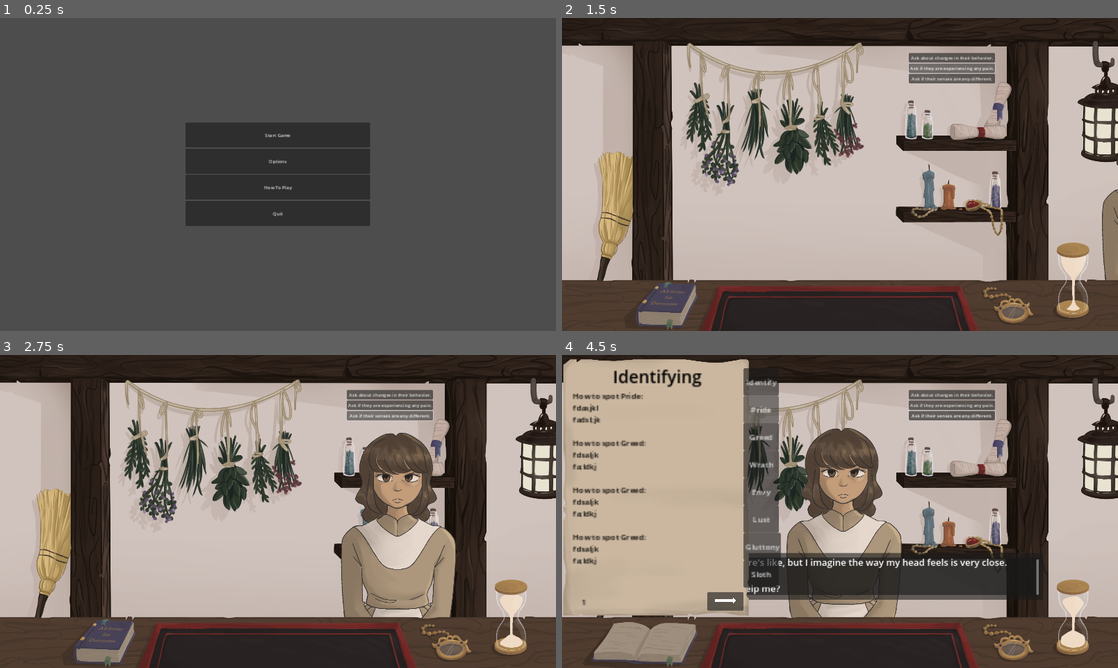
Above: before the commit, frames 1-4 (two rows, left to right).
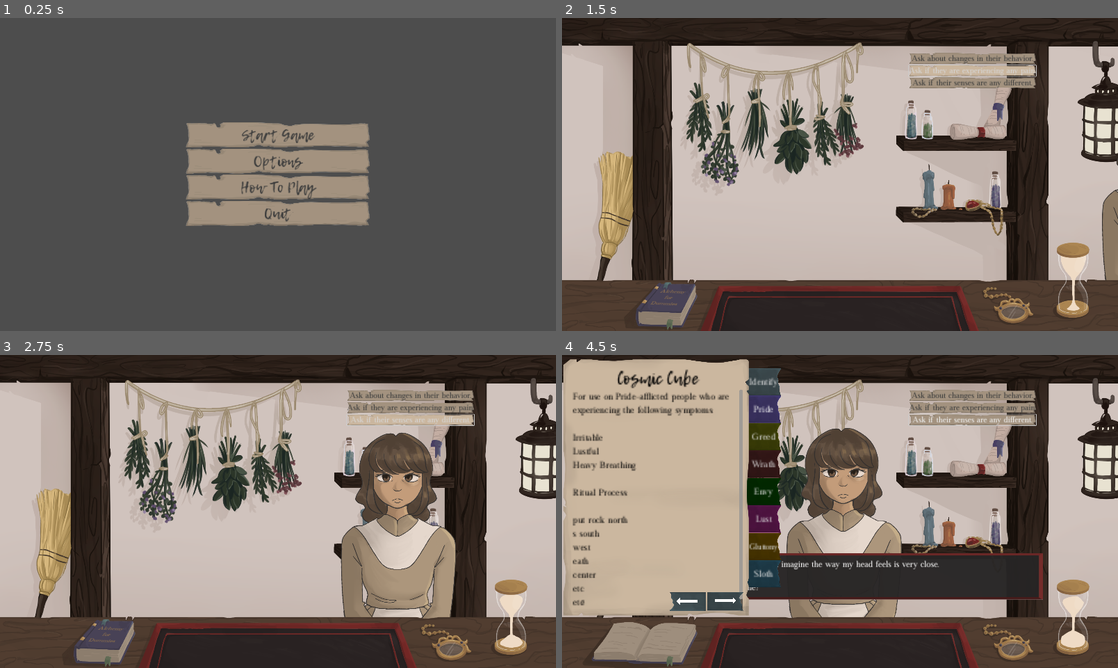
Above: after the commit, the same moments.

Repository: jkostello/Pirate-Software-Jam-15
Game: Godot game, scene res://UI/title_screen.tscn
The game is run twice, just before and just after one commit, with the same random seed, the same clock (stepped at 60 frames per second) and the same inputs. The engine's default icon, where the game draws it, is replaced by a stand-in: a white triangle on a blue panel in a dark square.
Inputs (mouse positions are in pixels of both pictures, inside the frame that each line leads up to):
- Up to frame 1 (0.25 s): no input
- Up to frame 2 (1.5 s): click "Start Game" at 0.5 s; click "Ask if they are experiencing …" at 1.25 s
- Up to frame 3 (2.75 s): click "Ask if their senses are any d…" at 2 s
- Up to frame 4 (4.5 s): click (650, 639) at 2.75 s; click "Identify" at 3.5 s; click "Pride" at 4.25 s

The runs differ from the first frame. In frame 1, 10% of the frame differs, in the area x 33-67%, y 33-67%; in frame 2, 2.3%; in frame 3, 2.2%; in frame 4, 13%, in the area x 1-87%, y 4-82%.

Commit message:
Updated themes

Diff:
--- a/Book/book.tscn
+++ b/Book/book.tscn
@@ -1,9 +1,11 @@
-[gd_scene load_steps=9 format=3 uid="uid://cxkcysmocimog"]
+[gd_scene load_steps=35 format=3 uid="uid://cxkcysmocimog"]
 
 [ext_resource type="Script" path="res://Book/book.gd" id="1_nvlfn"]
 [ext_resource type="Texture2D" uid="uid://cuq5mvqt8sx82" path="res://Book/book_page.png" id="2_0vesc"]
 [ext_resource type="Theme" uid="uid://b0cbl4fc7hvuf" path="res://Book/booktheme.tres" id="2_a7gt4"]
 [ext_resource type="AudioStream" uid="uid://cb0tnivrsl8wu" path="res://SFX/page_turn.mp3" id="3_7v7d5"]
+[ext_resource type="Texture2D" uid="uid://drhf5j67jhbx8" path="res://Book/book_tab.png" id="4_uxqpm"]
+[ext_resource type="Texture2D" uid="uid://e180d420snq2" path="res://Book/book_tab_flipped.png" id="4_xhdb1"]
 
 [sub_resource type="Animation" id="Animation_yx0es"]
 resource_name = "Go In"
@@ -59,6 +61,101 @@
 "RESET": SubResource("Animation_16fch")
 }
 
+[sub_resource type="StyleBoxTexture" id="StyleBoxTexture_dpbly"]
+texture = ExtResource("4_uxqpm")
+modulate_color = Color(0.533333, 0.254902, 0.760784, 1)
+
+[sub_resource type="StyleBoxTexture" id="StyleBoxTexture_8umne"]
+texture = ExtResource("4_uxqpm")
+modulate_color = Color(0.717647, 0.501961, 0.92549, 1)
+
+[sub_resource type="StyleBoxTexture" id="StyleBoxTexture_vm2pe"]
+texture = ExtResource("4_uxqpm")
+modulate_color = Color(0.341176, 0.133333, 0.498039, 1)
+
+[sub_resource type="StyleBoxTexture" id="StyleBoxTexture_n6axf"]
+texture = ExtResource("4_uxqpm")
+modulate_color = Color(0.709804, 0.603922, 0.0666667, 1)
+
+[sub_resource type="StyleBoxTexture" id="StyleBoxTexture_2iqf7"]
+texture = ExtResource("4_uxqpm")
+modulate_color = Color(0.882353, 0.752941, 0.101961, 1)
+
+[sub_resource type="StyleBoxTexture" id="StyleBoxTexture_wg3ki"]
+texture = ExtResource("4_uxqpm")
+modulate_color = Color(0.439216, 0.372549, 0.0313726, 1)
+
+[sub_resource type="StyleBoxTexture" id="StyleBoxTexture_4p5ue"]
+texture = ExtResource("4_uxqpm")
+modulate_color = Color(0.615686, 0.227451, 0.211765, 1)
+
+[sub_resource type="StyleBoxTexture" id="StyleBoxTexture_rgm0f"]
+texture = ExtResource("4_uxqpm")
+modulate_color = Color(0.780392, 0.317647, 0.298039, 1)
+
+[sub_resource type="StyleBoxTexture" id="StyleBoxTexture_bmulu"]
+texture = ExtResource("4_uxqpm")
+modulate_color = Color(0.427451, 0.145098, 0.133333, 1)
+
+[sub_resource type="StyleBoxTexture" id="StyleBoxTexture_lesj3"]
+texture = ExtResource("4_uxqpm")
+modulate_color = Color(0.0313726, 0.407843, 0, 1)
+
+[sub_resource type="StyleBoxTexture" id="StyleBoxTexture_uef03"]
+texture = ExtResource("4_uxqpm")
+modulate_color = Color(0.0588235, 0.560784, 0, 1)
+
+[sub_resource type="StyleBoxTexture" id="StyleBoxTexture_m7x85"]
+texture = ExtResource("4_uxqpm")
+modulate_color = Color(0.0117647, 0.258824, 0, 1)
+
+[sub_resource type="StyleBoxTexture" id="StyleBoxTexture_le772"]
+texture = ExtResource("4_uxqpm")
+modulate_color = Color(0.972549, 0.196078, 0.623529, 1)
+
+[sub_resource type="StyleBoxTexture" id="StyleBoxTexture_nf0ss"]
+texture = ExtResource("4_uxqpm")
+modulate_color = Color(0.992157, 0.6, 0.768627, 1)
+
+[sub_resource type="StyleBoxTexture" id="StyleBoxTexture_0cbp1"]
+texture = ExtResource("4_uxqpm")
+modulate_color = Color(0.52549, 0.0156863, 0.317647, 1)
+
+[sub_resource type="StyleBoxTexture" id="StyleBoxTexture_vdu72"]
+texture = ExtResource("4_uxqpm")
+modulate_color = Color(0.87451, 0.517647, 0, 1)
+
+[sub_resource type="StyleBoxTexture" id="StyleBoxTexture_4jddf"]
+texture = ExtResource("4_uxqpm")
+modulate_color = Color(1, 0.666667, 0.321569, 1)
+
+[sub_resource type="StyleBoxTexture" id="StyleBoxTexture_1o511"]
+texture = ExtResource("4_uxqpm")
+modulate_color = Color(0.54902, 0.317647, 0, 1)
+
+[sub_resource type="StyleBoxTexture" id="StyleBoxTexture_gr37b"]
+texture = ExtResource("4_uxqpm")
+modulate_color = Color(0.364706, 0.584314, 0.678431, 1)
+
+[sub_resource type="StyleBoxTexture" id="StyleBoxTexture_w6dff"]
+texture = ExtResource("4_uxqpm")
+modulate_color = Color(0.513726, 0.729412, 0.823529, 1)
+
+[sub_resource type="StyleBoxTexture" id="StyleBoxTexture_ews34"]
+texture = ExtResource("4_uxqpm")
+modulate_color = Color(0.176471, 0.317647, 0.376471, 1)
+
+[sub_resource type="StyleBoxTexture" id="StyleBoxTexture_tymqv"]
+texture = ExtResource("4_xhdb1")
+modulate_color = Color(0.803922, 0.803922, 0.803922, 1)
+
+[sub_resource type="StyleBoxTexture" id="StyleBoxTexture_dj14j"]
+texture = ExtResource("4_xhdb1")
+
+[sub_resource type="StyleBoxTexture" id="StyleBoxTexture_4p8bb"]
+texture = ExtResource("4_xhdb1")
+modulate_color = Color(0.615686, 0.615686, 0.615686, 1)
+
 [node name="Book" type="Control"]
 layout_mode = 3
 anchors_preset = 15
@@ -1285,82 +1382,120 @@
 
 [node name="TabDemon" type="Button" parent="MarginContainer/Control/Tabs"]
 unique_name_in_owner = true
+z_index = -1
 layout_mode = 2
-offset_left = 351.0
+offset_left = 356.0
 offset_top = 7.0
-offset_right = 423.0
+offset_right = 428.0
 offset_bottom = 63.0
 focus_mode = 0
+theme = ExtResource("2_a7gt4")
 text = "Identify"
 
 [node name="TabPride" type="Button" parent="MarginContainer/Control/Tabs"]
 unique_name_in_owner = true
+z_index = -1
 layout_mode = 2
-offset_left = 351.0
+offset_left = 356.0
 offset_top = 63.0
-offset_right = 423.0
+offset_right = 428.0
 offset_bottom = 119.0
 focus_mode = 0
+theme = ExtResource("2_a7gt4")
+theme_override_styles/normal = SubResource("StyleBoxTexture_dpbly")
+theme_override_styles/hover = SubResource("StyleBoxTexture_8umne")
+theme_override_styles/pressed = SubResource("StyleBoxTexture_vm2pe")
 text = "Pride"
 
 [node name="TabGreed" type="Button" parent="MarginContainer/Control/Tabs"]
 unique_name_in_owner = true
+z_index = -1
 layout_mode = 2
-offset_left = 351.0
+offset_left = 356.0
 offset_top = 119.0
-offset_right = 423.0
+offset_right = 428.0
 offset_bottom = 175.0
 focus_mode = 0
+theme = ExtResource("2_a7gt4")
+theme_override_styles/normal = SubResource("StyleBoxTexture_n6axf")
+theme_override_styles/hover = SubResource("StyleBoxTexture_2iqf7")
+theme_override_styles/pressed = SubResource("StyleBoxTexture_wg3ki")
 text = "Greed"
 
 [node name="TabWrath" type="Button" parent="MarginContainer/Control/Tabs"]
 unique_name_in_owner = true
+z_index = -1
 layout_mode = 2
-offset_left = 351.0
+offset_left = 356.0
 offset_top = 175.0
-offset_right = 423.0
+offset_right = 428.0
 offset_bottom = 231.0
 focus_mode = 0
+theme = ExtResource("2_a7gt4")
+theme_override_styles/normal = SubResource("StyleBoxTexture_4p5ue")
+theme_override_styles/hover = SubResource("StyleBoxTexture_rgm0f")
+theme_override_styles/pressed = SubResource("StyleBoxTexture_bmulu")
 text = "Wrath"
 
 [node name="TabEnvy" type="Button" parent="MarginContainer/Control/Tabs"]
 unique_name_in_owner = true
+z_index = -1
 layout_mode = 2
-offset_left = 351.0
+offset_left = 356.0
 offset_top = 231.0
-offset_right = 423.0
+offset_right = 428.0
 offset_bottom = 287.0
 focus_mode = 0
+theme = ExtResource("2_a7gt4")
+theme_override_styles/normal = SubResource("StyleBoxTexture_lesj3")
+theme_override_styles/hover = SubResource("StyleBoxTexture_uef03")
+theme_override_styles/pressed = SubResource("StyleBoxTexture_m7x85")
 text = "Envy"
 
 [node name="TabLust" type="Button" parent="MarginContainer/Control/Tabs"]
 unique_name_in_owner = true
+z_index = -1
 layout_mode = 2
-offset_left = 351.0
+offset_left = 356.0
 offset_top = 287.0
-offset_right = 423.0
+offset_right = 428.0
 offset_bottom = 343.0
 focus_mode = 0
+theme = ExtResource("2_a7gt4")
+theme_override_styles/normal = SubResource("StyleBoxTexture_le772")
+theme_override_styles/hover = SubResource("StyleBoxTexture_nf0ss")
+theme_override_styles/pressed = SubResource("StyleBoxTexture_0cbp1")
 text = "Lust"
 
 [node name="TabGluttony" type="Button" parent="MarginContainer/Control/Tabs"]
 unique_name_in_owner = true
+z_index = -1
 layout_mode = 2
-offset_left = 351.0
+offset_left = 356.0
 offset_top = 343.0
-offset_right = 423.0
+offset_right = 428.0
 offset_bottom = 399.0
 focus_mode = 0
+theme = ExtResource("2_a7gt4")
+theme_override_font_sizes/font_size = 18
+theme_override_styles/normal = SubResource("StyleBoxTexture_vdu72")
+theme_override_styles/hover = SubResource("StyleBoxTexture_4jddf")
+theme_override_styles/pressed = SubResource("StyleBoxTexture_1o511")
 text = "Gluttony"
 
 [node name="TabSloth" type="Button" parent="MarginContainer/Control/Tabs"]
 unique_name_in_owner = true
+z_index = -1
 layout_mode = 2
-offset_left = 351.0
+offset_left = 356.0
 offset_top = 399.0
-offset_right = 423.0
+offset_right = 428.0
 offset_bottom = 455.0
 focus_mode = 0
+theme = ExtResource("2_a7gt4")
+theme_override_styles/normal = SubResource("StyleBoxTexture_gr37b")
+theme_override_styles/hover = SubResource("StyleBoxTexture_w6dff")
+theme_override_styles/pressed = SubResource("StyleBoxTexture_ews34")
 text = "Sloth"
 
 [node name="PageLeft" type="Button" parent="MarginContainer/Control"]
@@ -1370,6 +1505,10 @@
 offset_top = 464.0
 offset_right = 274.0
 offset_bottom = 502.0
+theme = ExtResource("2_a7gt4")
+theme_override_styles/normal = SubResource("StyleBoxTexture_tymqv")
+theme_override_styles/hover = SubResource("StyleBoxTexture_dj14j")
+theme_override_styles/pressed = SubResource("StyleBoxTexture_4p8bb")
 
 [node name="Temp Arrow" type="ColorRect" parent="MarginContainer/Control/PageLeft"]
 layout_mode = 0
@@ -1403,6 +1542,7 @@
 offset_top = 464.0
 offset_right = 351.0
 offset_bottom = 502.0
+theme = ExtResource("2_a7gt4")
 
 [node name="Temp Arrow" type="ColorRect" parent="MarginContainer/Control/PageRight"]
 layout_mode = 0
@@ -1453,14 +1593,14 @@
 volume_db = -3.525
 bus = &"SFX"
 
-[connection signal="pressed" from="MarginContainer/Control/Tabs/TabDemon" to="." method="switch_to_page" binds= [0]]
-[connection signal="pressed" from="MarginContainer/Control/Tabs/TabPride" to="." method="switch_to_page" binds= [2]]
-[connection signal="pressed" from="MarginContainer/Control/Tabs/TabGreed" to="." method="switch_to_page" binds= [5]]
-[connection signal="pressed" from="MarginContainer/Control/Tabs/TabWrath" to="." method="switch_to_page" binds= [8]]
-[connection signal="pressed" from="MarginContainer/Control/Tabs/TabEnvy" to="." method="switch_to_page" binds= [11]]
-[connection signal="pressed" from="MarginContainer/Control/Tabs/TabLust" to="." method="switch_to_page" binds= [14]]
-[connection signal="pressed" from="MarginContainer/Control/Tabs/TabGluttony" to="." method="switch_to_page" binds= [17]]
-[connection signal="pressed" from="MarginContainer/Control/Tabs/TabSloth" to="." method="switch_to_page" binds= [20]]
+[connection signal="pressed" from="MarginContainer/Control/Tabs/TabDemon" to="." method="_on_tab_pressed" binds= [0]]
+[connection signal="pressed" from="MarginContainer/Control/Tabs/TabPride" to="." method="_on_tab_pressed" binds= [2]]
+[connection signal="pressed" from="MarginContainer/Control/Tabs/TabGreed" to="." method="_on_tab_pressed" binds= [5]]
+[connection signal="pressed" from="MarginContainer/Control/Tabs/TabWrath" to="." method="_on_tab_pressed" binds= [8]]
+[connection signal="pressed" from="MarginContainer/Control/Tabs/TabEnvy" to="." method="_on_tab_pressed" binds= [11]]
+[connection signal="pressed" from="MarginContainer/Control/Tabs/TabLust" to="." method="_on_tab_pressed" binds= [14]]
+[connection signal="pressed" from="MarginContainer/Control/Tabs/TabGluttony" to="." method="_on_tab_pressed" binds= [17]]
+[connection signal="pressed" from="MarginContainer/Control/Tabs/TabSloth" to="." method="_on_tab_pressed" binds= [20]]
 [connection signal="pressed" from="MarginContainer/Control/PageLeft" to="." method="_on_page_left_pressed"]
 [connection signal="pressed" from="MarginContainer/Control/PageRight" to="." method="_on_page_right_pressed"]
 [connection signal="mouse_entered" from="Button" to="." method="_on_button_mouse_entered"]
--- a/Book/booktheme.tres
+++ b/Book/booktheme.tres
@@ -1,5 +1,28 @@
-[gd_resource type="Theme" format=3 uid="uid://b0cbl4fc7hvuf"]
+[gd_resource type="Theme" load_steps=7 format=3 uid="uid://b0cbl4fc7hvuf"]
+
+[ext_resource type="Texture2D" uid="uid://drhf5j67jhbx8" path="res://Book/book_tab.png" id="1_5mv1t"]
+[ext_resource type="FontFile" uid="uid://dvtdlawi8hicm" path="res://UI/Fancy Font.otf" id="2_pcumt"]
+[ext_resource type="FontFile" uid="uid://bet1h8gxor35k" path="res://UI/Standard.otf" id="3_r41f4"]
+
+[sub_resource type="StyleBoxTexture" id="StyleBoxTexture_ji7oj"]
+texture = ExtResource("1_5mv1t")
+
+[sub_resource type="StyleBoxTexture" id="StyleBoxTexture_kamgg"]
+texture = ExtResource("1_5mv1t")
+modulate_color = Color(0.72549, 0.72549, 0.72549, 1)
+
+[sub_resource type="StyleBoxTexture" id="StyleBoxTexture_32evq"]
+texture = ExtResource("1_5mv1t")
+modulate_color = Color(0.615686, 0.615686, 0.615686, 1)
 
 [resource]
+Button/font_sizes/font_size = 20
+Button/fonts/font = ExtResource("3_r41f4")
+Button/styles/hover = SubResource("StyleBoxTexture_ji7oj")
+Button/styles/normal = SubResource("StyleBoxTexture_kamgg")
+Button/styles/pressed = SubResource("StyleBoxTexture_32evq")
 Label/colors/font_color = Color(0, 0, 0, 1)
+Label/fonts/font = ExtResource("2_pcumt")
 RichTextLabel/colors/default_color = Color(0, 0, 0, 1)
+RichTextLabel/font_sizes/normal_font_size = 20
+RichTextLabel/fonts/normal_font = ExtResource("3_r41f4")
--- a/Ingredients/base_ingredient.tscn
+++ b/Ingredients/base_ingredient.tscn
@@ -63,8 +63,6 @@
 scale = Vector2(0.25, 0.25)
 sprite_frames = SubResource("SpriteFrames_dhana")
 animation = &"Claws"
-frame = 1
-frame_progress = 1.0
 
 [node name="Area2D" type="Area2D" parent="."]
 unique_name_in_owner = true
--- a/UI/Menus/main_menu.tscn
+++ b/UI/Menus/main_menu.tscn
@@ -1,6 +1,7 @@
-[gd_scene load_steps=4 format=3 uid="uid://dtcs2rs1ixl7a"]
+[gd_scene load_steps=5 format=3 uid="uid://dtcs2rs1ixl7a"]
 
 [ext_resource type="Script" path="res://UI/Menus/main_menu.gd" id="1_ia7k8"]
+[ext_resource type="Theme" uid="uid://bfjcpm14u83hu" path="res://UI/main.tres" id="2_4e6vj"]
 [ext_resource type="Script" path="res://UI/Menus/options.gd" id="2_bxshy"]
 [ext_resource type="PackedScene" uid="uid://1lyw2uuxqsrd" path="res://UI/volume_slider.tscn" id="3_wf611"]
 
@@ -44,6 +45,7 @@
 unique_name_in_owner = true
 layout_mode = 2
 size_flags_vertical = 3
+theme = ExtResource("2_4e6vj")
 text = "Start Game"
 
 [node name="ToMainMenu" type="Button" parent="HBoxContainer/VBoxContainer2/MainButtons"]
@@ -51,24 +53,28 @@
 visible = false
 layout_mode = 2
 size_flags_vertical = 3
+theme = ExtResource("2_4e6vj")
 text = "Main Menu"
 
 [node name="OptionsButton" type="Button" parent="HBoxContainer/VBoxContainer2/MainButtons"]
 unique_name_in_owner = true
 layout_mode = 2
 size_flags_vertical = 3
+theme = ExtResource("2_4e6vj")
 text = "Options"
 
 [node name="HowToButton" type="Button" parent="HBoxContainer/VBoxContainer2/MainButtons"]
 unique_name_in_owner = true
 layout_mode = 2
 size_flags_vertical = 3
+theme = ExtResource("2_4e6vj")
 text = "How To Play"
 
 [node name="Quit" type="Button" parent="HBoxContainer/VBoxContainer2/MainButtons"]
 unique_name_in_owner = true
 layout_mode = 2
 size_flags_vertical = 3
+theme = ExtResource("2_4e6vj")
 text = "Quit"
 
 [node name="Control2" type="Control" parent="HBoxContainer/VBoxContainer2"]
@@ -100,6 +106,9 @@
 theme_override_constants/margin_top = 75
 theme_override_constants/margin_right = 350
 theme_override_constants/margin_bottom = 75
+
+[node name="Panel" type="Panel" parent="SubMenus/MarginContainer"]
+layout_mode = 2
 
 [node name="Options" type="VBoxContainer" parent="SubMenus/MarginContainer"]
 unique_name_in_owner = true
@@ -180,6 +189,8 @@
 [node name="BackToMenu" type="Button" parent="SubMenus/MarginContainer2"]
 unique_name_in_owner = true
 layout_mode = 2
+theme = ExtResource("2_4e6vj")
+theme_override_font_sizes/font_size = 30
 text = "Back"
 
 [node name="Blackout" type="ColorRect" parent="."]
--- /dev/null
+++ b/UI/main.tres
@@ -0,0 +1,26 @@
+[gd_resource type="Theme" load_steps=6 format=3 uid="uid://bfjcpm14u83hu"]
+
+[ext_resource type="FontFile" uid="uid://dvtdlawi8hicm" path="res://UI/Fancy Font.otf" id="1_pwlc6"]
+[ext_resource type="Texture2D" uid="uid://c8ml0n23tdlvg" path="res://UI/button.png" id="2_f8hqt"]
+
+[sub_resource type="StyleBoxTexture" id="StyleBoxTexture_v1ei3"]
+texture = ExtResource("2_f8hqt")
+
+[sub_resource type="StyleBoxTexture" id="StyleBoxTexture_ra8b2"]
+texture = ExtResource("2_f8hqt")
+modulate_color = Color(0.803922, 0.803922, 0.803922, 1)
+
+[sub_resource type="StyleBoxTexture" id="StyleBoxTexture_wyorx"]
+texture = ExtResource("2_f8hqt")
+modulate_color = Color(0.490196, 0.490196, 0.490196, 1)
+
+[resource]
+Button/colors/font_color = Color(0.231373, 0.231373, 0.231373, 1)
+Button/colors/font_hover_color = Color(0.839216, 0.839216, 0.839216, 1)
+Button/colors/font_hover_pressed_color = Color(0.309804, 0.309804, 0.309804, 1)
+Button/colors/font_pressed_color = Color(0, 0, 0, 1)
+Button/font_sizes/font_size = 50
+Button/fonts/font = ExtResource("1_pwlc6")
+Button/styles/hover = SubResource("StyleBoxTexture_v1ei3")
+Button/styles/normal = SubResource("StyleBoxTexture_ra8b2")
+Button/styles/pressed = SubResource("StyleBoxTexture_wyorx")
--- a/UI/question_box.tscn
+++ b/UI/question_box.tscn
@@ -1,6 +1,8 @@
-[gd_scene load_steps=2 format=3 uid="uid://c7qu73noo5jn7"]
+[gd_scene load_steps=4 format=3 uid="uid://c7qu73noo5jn7"]
 
 [ext_resource type="Script" path="res://UI/question_box.gd" id="1_ec3w0"]
+[ext_resource type="Theme" uid="uid://bfjcpm14u83hu" path="res://UI/main.tres" id="2_6v7tu"]
+[ext_resource type="FontFile" uid="uid://bet1h8gxor35k" path="res://UI/Standard.otf" id="3_qf73c"]
 
 [node name="QuestionBox" type="Control"]
 layout_mode = 3
@@ -20,14 +22,23 @@
 
 [node name="BehaviorQuestion" type="Button" parent="VBoxContainer"]
 layout_mode = 2
+theme = ExtResource("2_6v7tu")
+theme_override_fonts/font = ExtResource("3_qf73c")
+theme_override_font_sizes/font_size = 30
 text = "Ask about changes in their behavior."
 
 [node name="PainQuestion" type="Button" parent="VBoxContainer"]
 layout_mode = 2
+theme = ExtResource("2_6v7tu")
+theme_override_fonts/font = ExtResource("3_qf73c")
+theme_override_font_sizes/font_size = 30
 text = "Ask if they are experiencing any pain."
 
 [node name="SensesQuestion" type="Button" parent="VBoxContainer"]
 layout_mode = 2
+theme = ExtResource("2_6v7tu")
+theme_override_fonts/font = ExtResource("3_qf73c")
+theme_override_font_sizes/font_size = 30
 text = "Ask if their senses are any different."
 
 [connection signal="pressed" from="VBoxContainer/BehaviorQuestion" to="." method="_on_behavior_question_pressed"]
--- /dev/null
+++ b/UI/textbox.tres
@@ -0,0 +1,12 @@
+[gd_resource type="Theme" load_steps=4 format=3 uid="uid://eghx2ya3jeyw"]
+
+[ext_resource type="Texture2D" uid="uid://c6ifvw3rmaaff" path="res://UI/textbox.png" id="1_i3akh"]
+[ext_resource type="FontFile" uid="uid://bet1h8gxor35k" path="res://UI/Standard.otf" id="2_0phue"]
+
+[sub_resource type="StyleBoxTexture" id="StyleBoxTexture_o833e"]
+texture = ExtResource("1_i3akh")
+
+[resource]
+Panel/styles/panel = SubResource("StyleBoxTexture_o833e")
+RichTextLabel/font_sizes/normal_font_size = 32
+RichTextLabel/fonts/normal_font = ExtResource("2_0phue")
--- a/UI/textbox.tscn
+++ b/UI/textbox.tscn
@@ -1,6 +1,7 @@
-[gd_scene load_steps=2 format=3 uid="uid://c8ln02ahufb58"]
+[gd_scene load_steps=3 format=3 uid="uid://c8ln02ahufb58"]
 
 [ext_resource type="Script" path="res://UI/textbox.gd" id="1_svkar"]
+[ext_resource type="Theme" uid="uid://eghx2ya3jeyw" path="res://UI/textbox.tres" id="2_ahv1x"]
 
 [node name="Textbox" type="Control"]
 layout_mode = 3
@@ -26,35 +27,42 @@
 theme_override_constants/margin_left = 256
 theme_override_constants/margin_right = 256
 
-[node name="Panel" type="Panel" parent="TextboxContainer"]
+[node name="Textbox" type="Panel" parent="TextboxContainer"]
 layout_mode = 2
 mouse_filter = 2
+theme = ExtResource("2_ahv1x")
 
 [node name="MarginContainer" type="MarginContainer" parent="TextboxContainer"]
 layout_mode = 2
 mouse_filter = 2
-theme_override_constants/margin_left = 16
-theme_override_constants/margin_top = 16
-theme_override_constants/margin_right = 16
-theme_override_constants/margin_bottom = 16
+theme_override_constants/margin_left = 15
+theme_override_constants/margin_top = 9
+theme_override_constants/margin_right = 15
+theme_override_constants/margin_bottom = 9
 
 [node name="Panel" type="Panel" parent="TextboxContainer/MarginContainer"]
 layout_mode = 2
 mouse_filter = 2
 
-[node name="ScrollContainer" type="ScrollContainer" parent="TextboxContainer/MarginContainer"]
+[node name="MarginContainer" type="MarginContainer" parent="TextboxContainer/MarginContainer"]
+layout_mode = 2
+theme_override_constants/margin_left = 10
+theme_override_constants/margin_top = 10
+theme_override_constants/margin_bottom = 5
+
+[node name="ScrollContainer" type="ScrollContainer" parent="TextboxContainer/MarginContainer/MarginContainer"]
 unique_name_in_owner = true
 layout_mode = 2
 mouse_filter = 2
 horizontal_scroll_mode = 0
 
-[node name="Body" type="RichTextLabel" parent="TextboxContainer/MarginContainer/ScrollContainer"]
+[node name="Body" type="RichTextLabel" parent="TextboxContainer/MarginContainer/MarginContainer/ScrollContainer"]
 unique_name_in_owner = true
 layout_mode = 2
 size_flags_horizontal = 3
 size_flags_vertical = 3
 mouse_filter = 2
-theme_override_font_sizes/normal_font_size = 32
+theme = ExtResource("2_ahv1x")
 text = "Placeholder text!
 The quick brown fox jumped over the lazy dog.
 This textbox holds 3 lines of text. Each dialogue line should have less than 90 characters."
Binary file added: Book/book_tab.png
Not shown, added: Book/book_tab.png.import
Binary file added: Book/book_tab_flipped.png
Not shown, added: Book/book_tab_flipped.png.import
Binary file added: UI/Fancy Font.otf
Not shown, added: UI/Fancy Font.otf.import
Binary file added: UI/Standard.otf
Not shown, added: UI/Standard.otf.import
Binary file added: UI/button.png
Not shown, added: UI/button.png.import
Binary file added: UI/textbox.png
Not shown, added: UI/textbox.png.import
